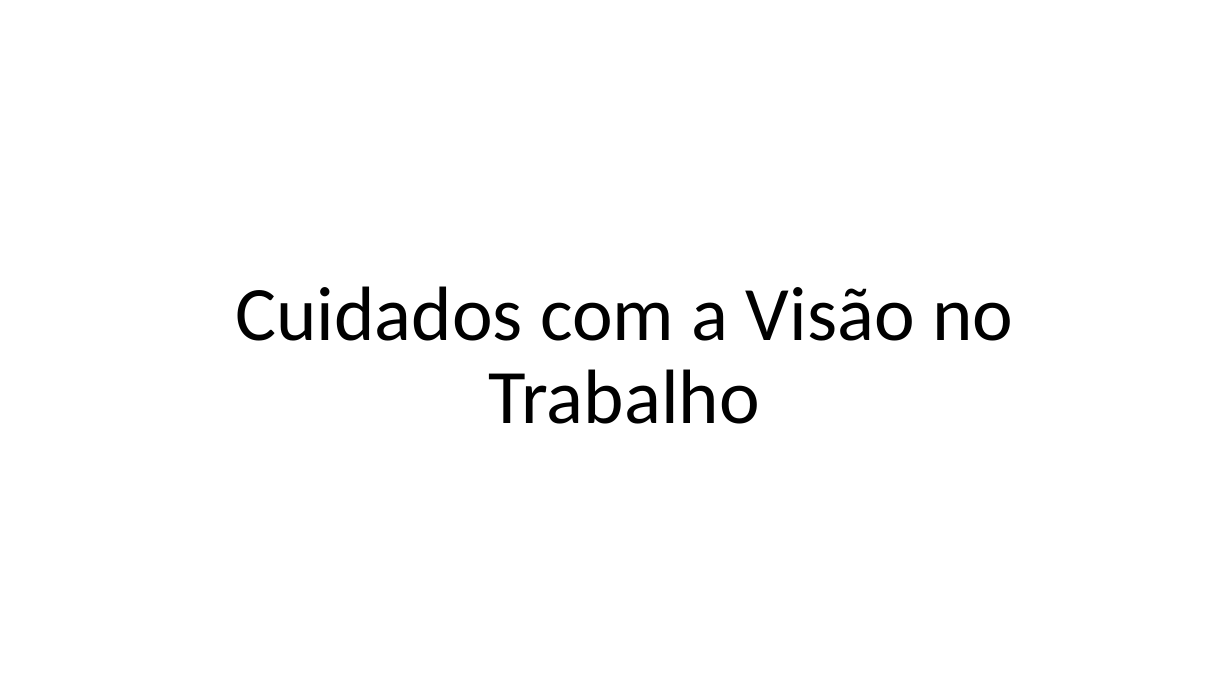
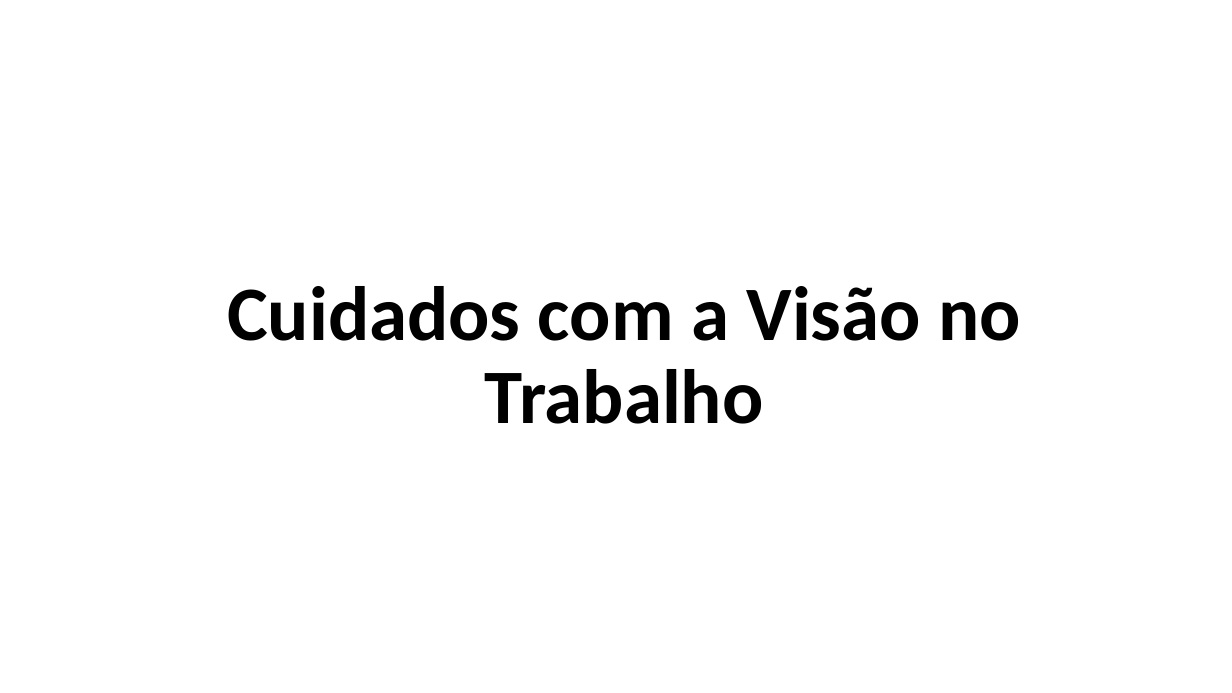
Before and after one commit to marilucindo/SemadecArquives, a slide deck: slide 1 of Docs.28.01/Cuidados com a Visão no Trabalho.pptx. Drawn at 1232x693 pixels with LibreOffice and Linux fonts; fonts in the diff are those of the drawing. Boxes give left, top, right and bottom in pixels: in the first picture for what was removed or moved away, otherwise in the second. Text is boxed around its words. In the diff, an @@ line names an element or a change of style, - is before the commit and + after.

```diff
--- a/Docs.28.01/Cuidados com a Visão no Trabalho.pptx
+++ b/Docs.28.01/Cuidados com a Visão no Trabalho.pptx
@@ title "Cuidados com a Visão no ..." at (227,286,1021,424): bold on @@
```
Also in this commit, not shown: 2 other slides changed, 4 slides added, 1 slide removed, 2 other files.
